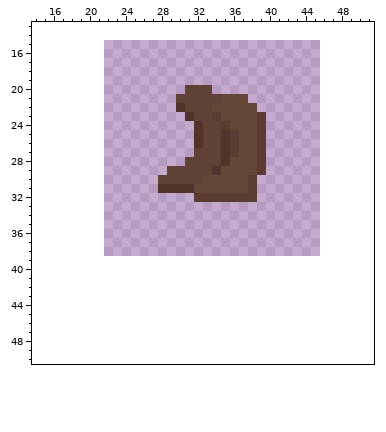
Pixel-art sprite -- sprites/inventory/leather_greaves.png. This is how it looked before the edit.
The file is 24x24 pixels. Colours within 5 levels of each other are drawn and written as one. Shown: x 14..51, y 13..50. The old version is drawn lined up with the new one, on the new canvas.
The same view after the edit:
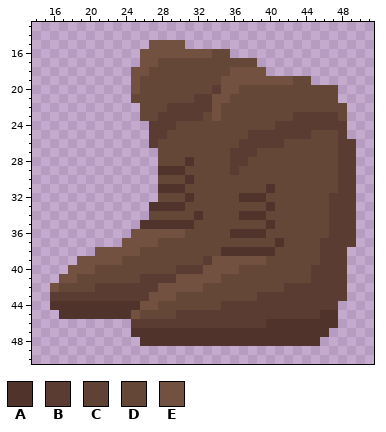
Palette (. is transparent): A #50342c  B #5a3c33  C #5d4235  D #654738  E #725141
Changes in this commit:
canvas 24x24 -> 64x64, the old top-left corner now at 22,15
Changed rows in their new state; - is an unchanged pixel.
first column x 16:
15 -----------EEEE-------------------
16 ----------EEEEEEEEDD--------------
17 ----------EEDDDDDDDDDDD-----------
18 ---------EEDDDDDDDDDEEEE----------
19 ---------EDDDDDDDDDEEEEEEEEDD-----
20 ---------EDDDDDDDDBEEDDDDDDDDDDD--
21 ---------DDDDDDDBBEE--DDDDDDDDDD--
22 ----------DDDBBBBBE----DDDDDDDDDD-
23 ----------DDBBBBBDE----DDDDBBBBBD-
24 -----------BBBDDDDDD---DDBBBBBBBB-
25 -----------BBDDDDDDDD-B-BBBBBDDDB-
26 -----------BDDDDDDDDDBB-BBDDDDDDBB
27 ------------DDDDDDDD-BBDDDDDDDDDBB
28 ------------DDDADDDDBB-DDDDDDDDDBB
29 ------------AAADDDD-B--DDDDDDDDDBB
30 ------------DDDAD-----DDDDDDDDDDBB
31 ---------------D------DDADDDDDDDBB
32 ------------DDDADDDDDAAADDDDDDDBBB
33 -----------AAAADDDDDDDDDADDDDDDBBB
34 -----------DDDDDADDDDAAADDDDDDDBBB
35 ----------AAAAAADDDDDDDDADDDDDDBBB
36 ---------EEEEEEDDDDDAAAADDDDDDDBBB
37 --------EEEEDDDDDDDDDDDDDADDDDBBBB
38 -----EEEEEDDDDDDDDDAAAAAADDDDDBBB-
39 ---EEEEEDDDDDDDDDBEEEEEEDDDDDDBBB-
40 --EEEDDDDDDDDDBBBEEEEDDDDDDDDBBBB-
41 -EEDDDDDDDBBBBEEEEEDDDDDDDDDDBBBB-
42 EDDDDBBBBBBBEEEEEDDDDDDDDDBBBBBBB-
43 BBBBBBBBBBBEEEDDDDDDDDDBBBBBBBBBB-
44 AAAAAAAAAAEEDDDDDDDBBBBBBBBBBBBB--
45 -AAAAAAAAEDDDDBBBBBBBBBBBBBBBBAA--
46 ---------BBBBBBBBBBBBBBBAAAAAAAA--
47 ---------AAAAAAAAAAAAAAAAAAAAAA---
48 ----------AAAAAAAAAAAAAAAAAAAA----
Where, in picture pixels (left, top, right, bottom), the same in both pictures:
changed: (50, 40, 356, 346)
